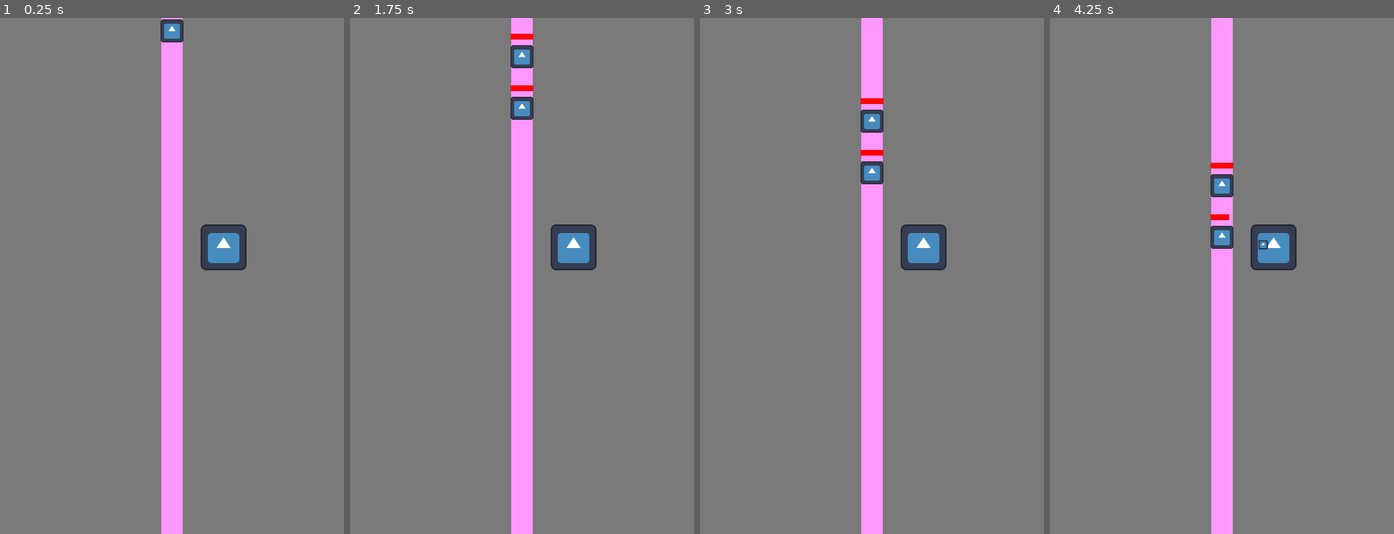
Above: before the commit, frames 1-4 (left to right).
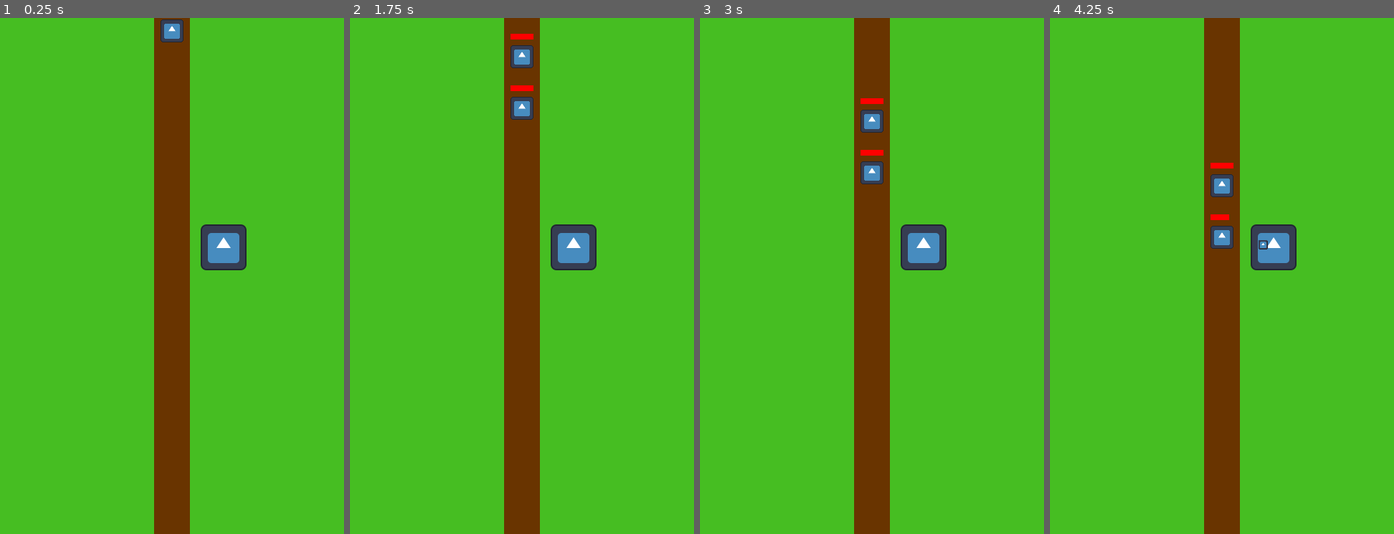
Above: after the commit, the same moments.

Repository: wbryceangell/godot_tower_defense
Game: Godot game, scene res://main.tscn
Two runs of this game, one before a commit and one after it. Both use one fixed random seed, a clock stepped at 60 frames per second and the inputs below. The engine's default icon, where the game draws it, is replaced by a stand-in: a white triangle on a blue panel in a dark square.
Inputs:
- Up to frame 1 (0.25 s): no input
- Up to frame 2 (1.75 s): no input
- Up to frame 3 (3 s): no input
- Up to frame 4 (4.25 s): no input

The runs differ from the first frame. In frame 1, 99% of the frame differs, in the area x 0-100%, y 0-100%; in frame 2, 98%; in frame 3, 98%; in frame 4, 98%.

Commit message:
updated color scheme

Diff:
--- a/levels/level.tscn
+++ b/levels/level.tscn
@@ -21,12 +21,14 @@
 anchor_bottom = 1.0
 grow_horizontal = 2
 grow_vertical = 2
-color = Color(0.47788, 0.47788, 0.47788, 1)
+color = Color(0.27463, 0.74703, 0.133393, 1)
 
 [node name="Path2D" type="Path2D" parent="."]
 curve = SubResource("Curve2D_u0qta")
 
 [node name="PathLine" parent="." node_paths=PackedStringArray("path") instance=ExtResource("2_0rrd0")]
+width = 50.0
+default_color = Color(0.412448, 0.202538, 0, 1)
 path = NodePath("../Path2D")
 
 [node name="Tower" parent="." instance=ExtResource("4_5xwnm")]
